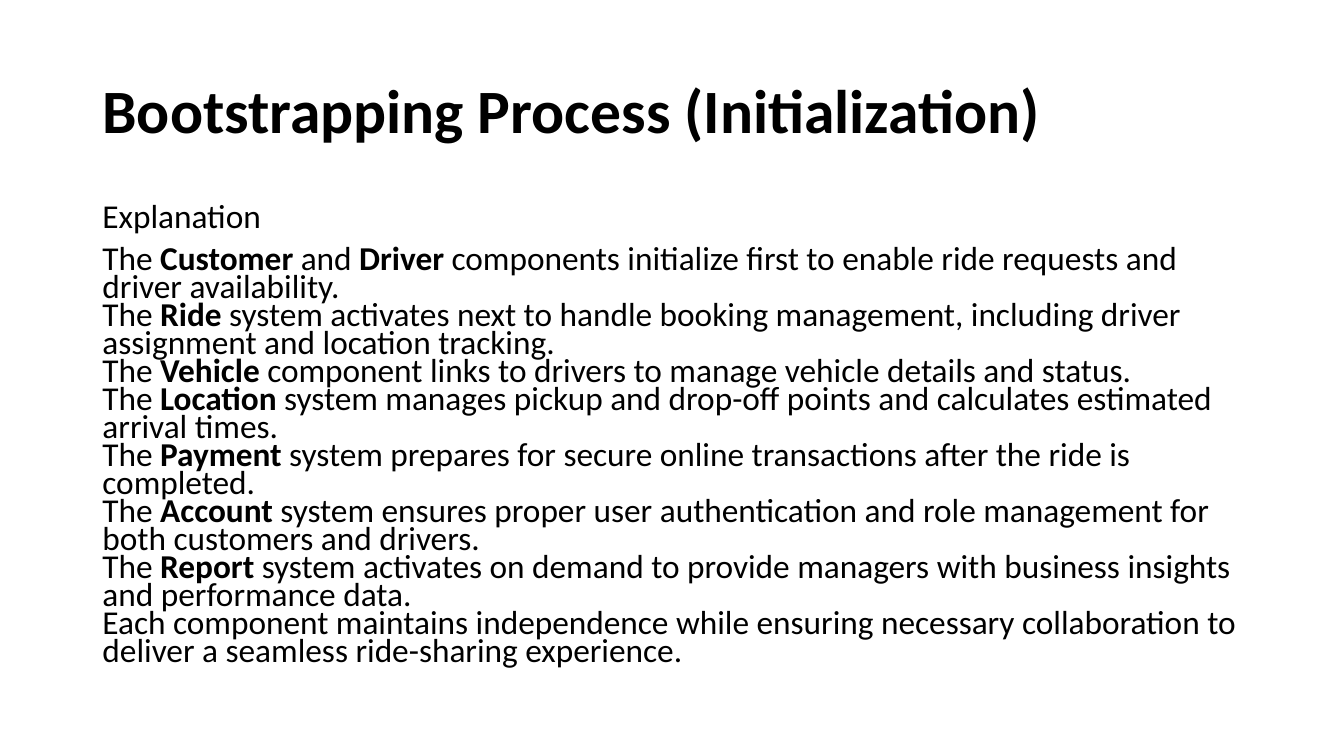
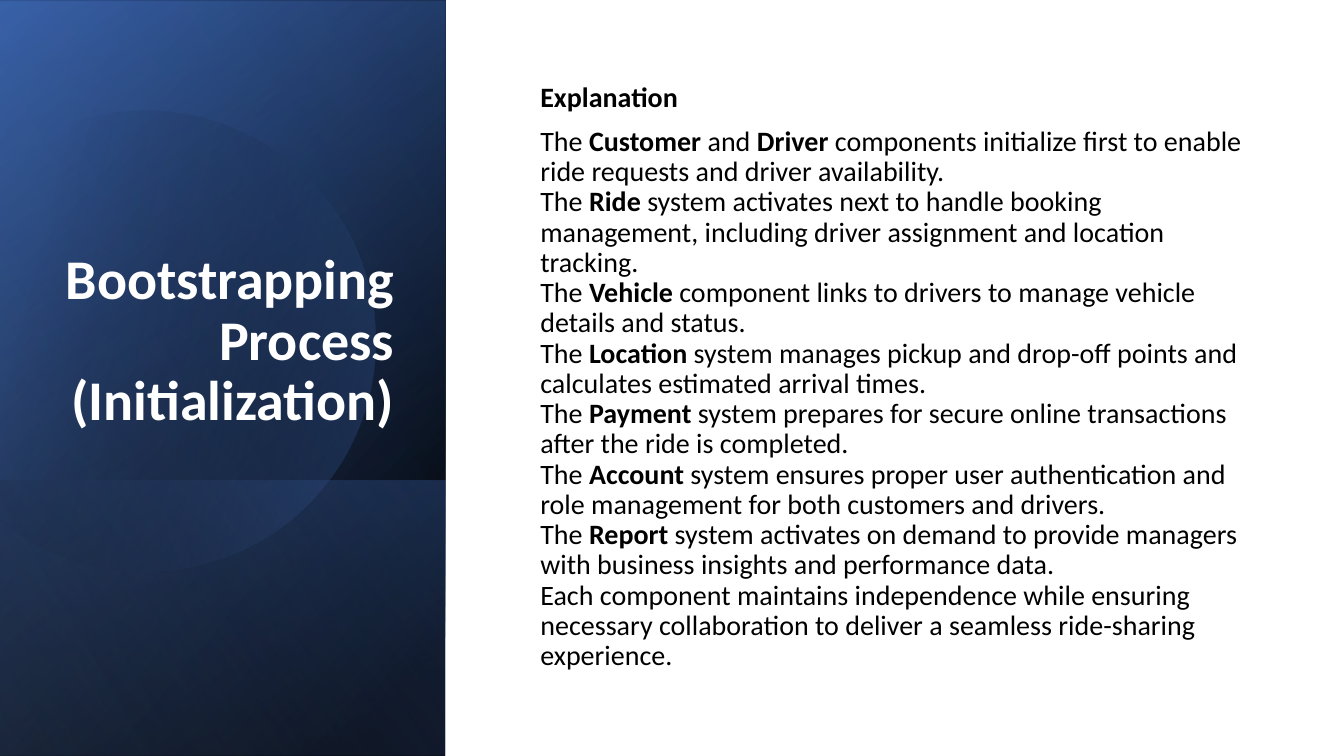
Before and after one commit to CheetoBuri/SE_SmartRide, a slide deck: slide 25 of 523K0010_523K0013.pptx. Drawn at 1344x756 pixels with LibreOffice and Linux fonts; fonts in the diff are those of the drawing. Boxes give left, top, right and bottom in pixels: in the first picture for what was removed or moved away, otherwise in the second. Text is boxed around its words. In the diff, an @@ line names an element or a change of style, - is before the commit and + after.

```diff
--- a/523K0010_523K0013.pptx
+++ b/523K0010_523K0013.pptx
@@ rectangle added at [0,0,1344,756], fill #FFFFFF @@
@@ rectangle added at [0,0,446,756], fill gradient #000000 to #2F5597 @@
@@ rectangle added at [0,1,446,756], fill gradient #000000 to #4472C4 @@
@@ rectangle added at [0,0,446,755], fill gradient #000000 to #8FAADC @@
@@ freeform shape added at [0,56,431,618], fill gradient #000000 to #4472C4 @@
@@ title "Bootstrapping Process (Initialization)": place and size @@
-title "Bootstrapping Process (Initialization)" at [102,87,1040,144]
+title "Bootstrapping Process (Initialization)" at [66,259,394,429]
@@ title "Bootstrapping Process (Initialization)" at [66,259,394,429]: size 44 to 40 pt, text colour #000000 to #FFFFFF; alignment left to right; vertical alignment middle to bottom @@
@@ text "Explanation": place and size @@
-text "Explanation" at [102,205,1235,668]
+text "Explanation" at [540,87,1241,670]
@@ text "Explanation" at [540,87,1241,670]: size 23.8 to 20 pt; bold on in "Explanation"; line spacing 0.7 to 0.9; vertical alignment top to middle @@
@@ rectangle added at [0,480,446,756], fill gradient #4472C4 to #000000 @@
```
Also in this commit, not shown: 29 other slides changed.
